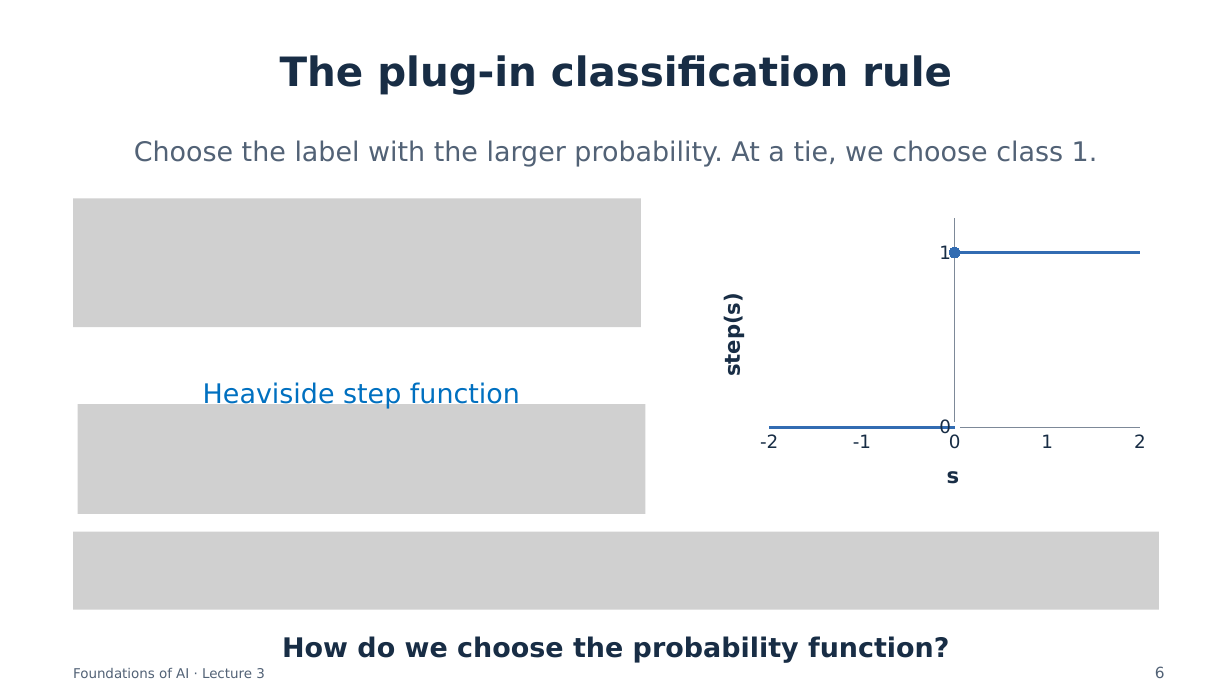
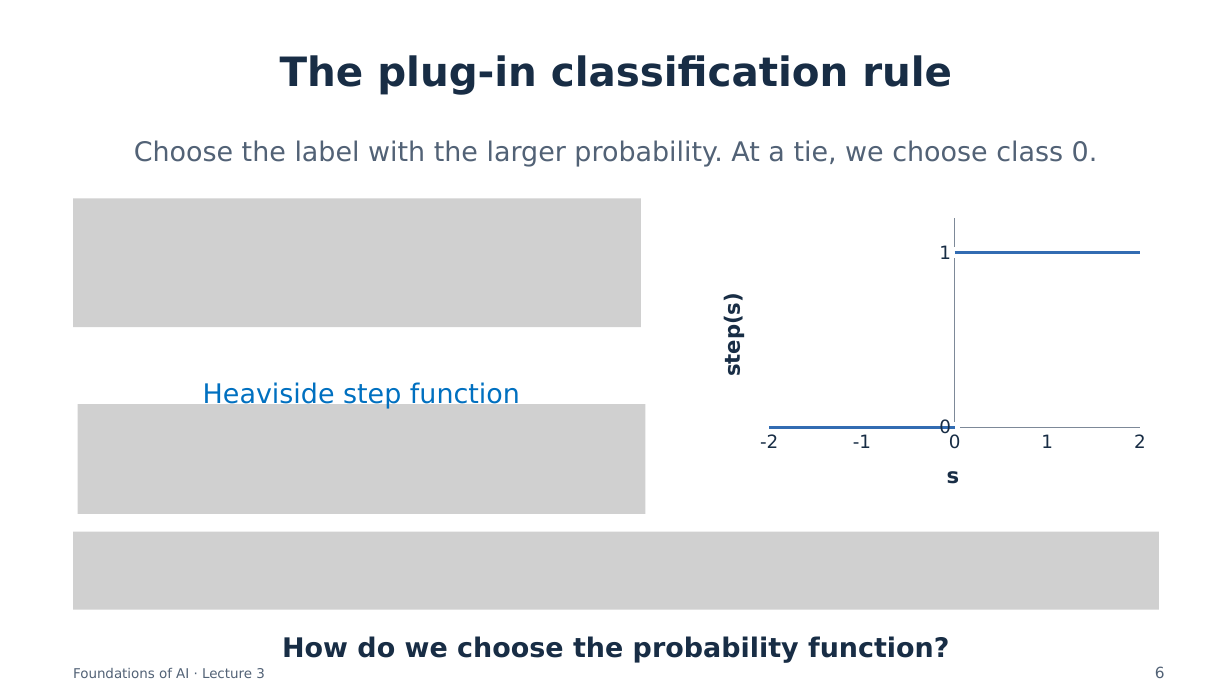
Before and after one commit to semtm0051/2026_27, a slide deck: slide 6 of Week_03/Slides/Week_03 - Slides.pptx. Drawn at 1232x693 pixels with LibreOffice and Linux fonts; fonts in the diff are those of the drawing; grey boxes stand for pictures. Boxes give left, top, right and bottom in pixels: in the first picture for what was removed or moved away, otherwise in the second. Text is boxed around its words. In the diff, an @@ line names an element or a change of style, - is before the commit and + after.

Commit message:
Use lowest-label tie breaking in classification materials

```diff
--- a/Week_03/Slides/Week_03 - Slides.pptx
+++ b/Week_03/Slides/Week_03 - Slides.pptx
@@ text at (134, 140, 1098, 167): text changed @@
-Choose the label with the larger probability. At a tie, we choose class 1.
+Choose the label with the larger probability. At a tie, we choose class 0.
@@ scatter smooth chart at (698, 212, 1155, 510) @@
-Series 3: (0, 0)
+Series 3: (0, 1)
-Series 4: (0, 1)
+Series 4: (0, 0)
```
Also in this commit, not shown: 7 other files.
